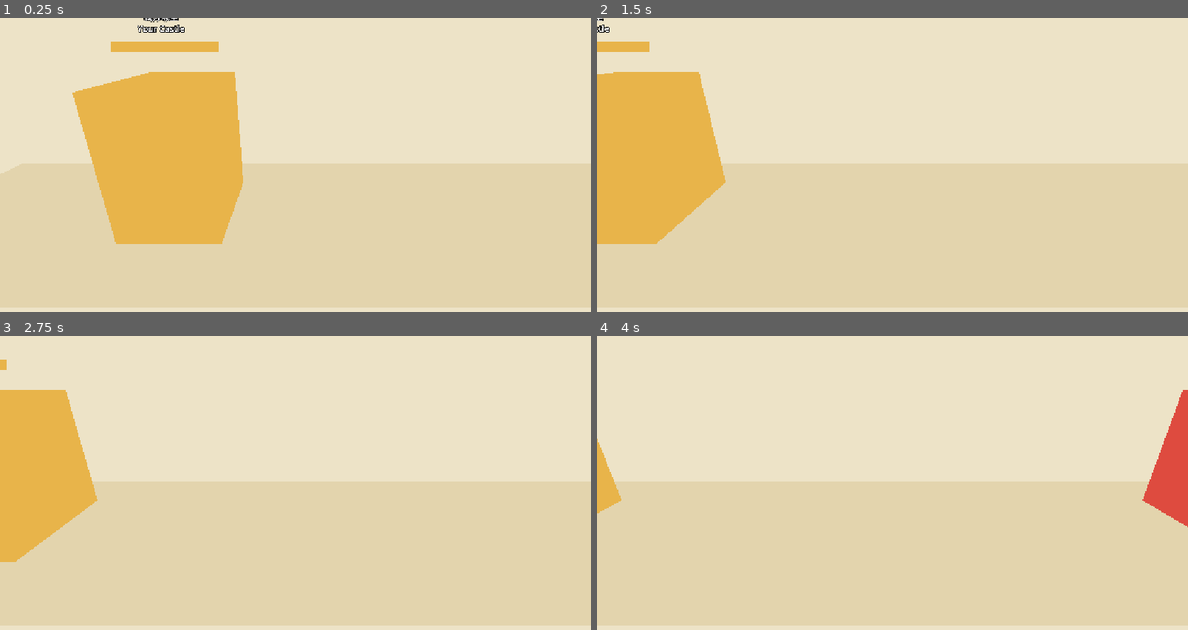
Above: before the commit, frames 1-4 (two rows, left to right).
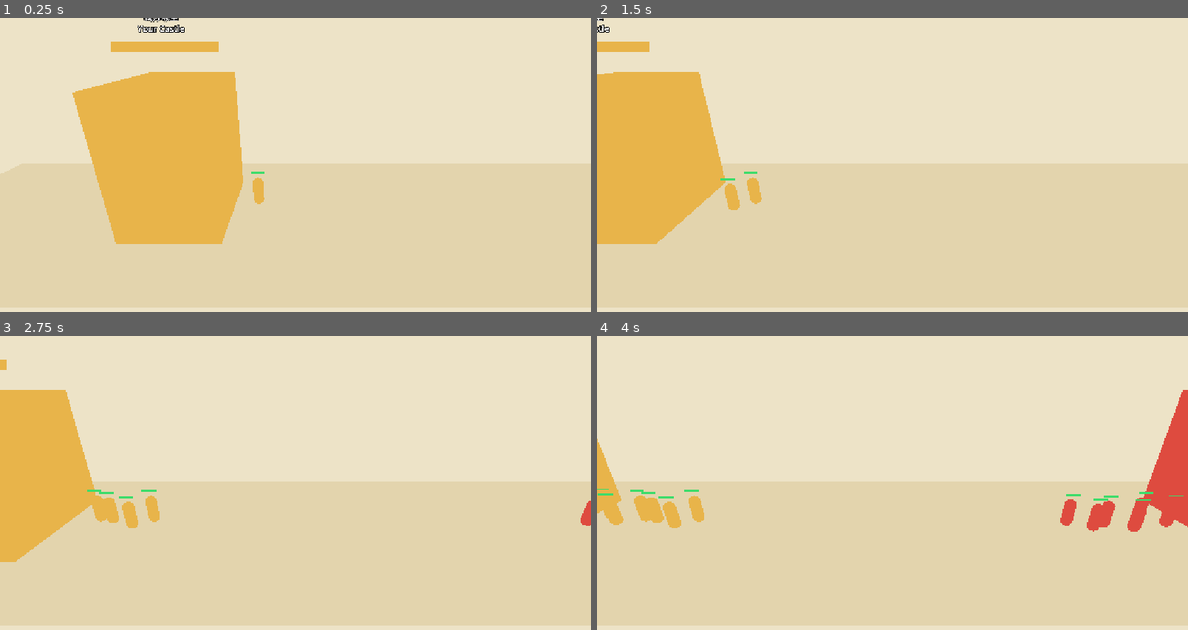
Above: after the commit, the same moments.

Repository: cronustjy-sketch/inkblade
Game: Godot game, scene res://scenes/battle.tscn
The game is run twice, just before and just after one commit, with the same random seed, the same clock (stepped at 60 frames per second) and the same inputs.
Inputs:
- Up to frame 1 (0.25 s): no input
- Up to frame 2 (1.5 s): tap Enter at 0.5 s; hold Right (ui_right) 0.53-1.28 s; tap 1 at 0.6 s; tap 2 at 0.8, 1.35 s; hold Left (ui_left) from 1.28 s (still down)
- Up to frame 3 (2.75 s): tap 1 at 1.55, 2.1 s; release Left (ui_left) at 2.03 s; hold Right (ui_right) from 2.03 s (still down); tap 2 at 2.3 s
- Up to frame 4 (4 s): tap 2 at 2.85, 3.8 s; tap 1 at 3.05, 3.6 s; release Right (ui_right) at 3.53 s; hold Left (ui_left) from 3.53 s (still down)

The runs differ from the first frame. In frame 1, 0.2% of the frame differs, in the area x 42-45%, y 52-64%; in frame 2, 0.4%; in frame 3, 0.8%; in frame 4, 1.9%, in the area x 0-100%, y 52-67%.

Commit message:
Step 2: unit data and basic unit AI
Co-Authored-By: Claude Sonnet 5.5 <noreply@anthropic.com>

Diff:
--- /dev/null
+++ b/godot/data/units.gd
@@ -0,0 +1,18 @@
+extends RefCounted
+
+# Original pixel values; divide by PX_PER_M for meters (range, speed).
+const PX_PER_M: float = 30.0
+
+const UNITS: Dictionary = {
+	"soldier": {"name_cn": "剑兵", "name_en": "Swordsman", "hp": 60.0, "atk": 10.0, "range": 24.0, "speed": 44.0, "cooldown": 0.9, "cost": 20, "pop": 1, "unlock": 1},
+	"archer": {"name_cn": "弓手", "name_en": "Archer", "hp": 36.0, "atk": 9.0, "range": 155.0, "speed": 36.0, "cooldown": 1.35, "cost": 30, "pop": 1, "unlock": 2},
+	"spear": {"name_cn": "长枪兵", "name_en": "Spearman", "hp": 75.0, "atk": 12.0, "range": 42.0, "speed": 40.0, "cooldown": 1.1, "cost": 35, "pop": 1, "unlock": 3},
+	"shield": {"name_cn": "盾卫", "name_en": "Shield Knight", "hp": 240.0, "atk": 15.0, "range": 26.0, "speed": 32.0, "cooldown": 1.0, "cost": 45, "pop": 1, "unlock": 4},
+	"witch": {"name_cn": "女巫", "name_en": "Witch", "hp": 42.0, "atk": 15.0, "range": 135.0, "speed": 32.0, "cooldown": 2.0, "cost": 60, "pop": 1, "unlock": 5},
+	"assassin": {"name_cn": "刺客", "name_en": "Assassin", "hp": 48.0, "atk": 20.0, "range": 22.0, "speed": 85.0, "cooldown": 0.6, "cost": 50, "pop": 1, "unlock": 6},
+	"priest": {"name_cn": "牧师", "name_en": "Priest", "hp": 55.0, "atk": 0.0, "range": 110.0, "speed": 36.0, "cooldown": 1.4, "cost": 55, "pop": 1, "unlock": 7},
+	"giant": {"name_cn": "巨人", "name_en": "Giant", "hp": 620.0, "atk": 38.0, "range": 52.0, "speed": 18.0, "cooldown": 2.2, "cost": 150, "pop": 3, "unlock": 8},
+	"cavalry": {"name_cn": "骑兵", "name_en": "Cavalry", "hp": 170.0, "atk": 20.0, "range": 30.0, "speed": 95.0, "cooldown": 1.0, "cost": 90, "pop": 2, "unlock": 9},
+	"catapult": {"name_cn": "投石车", "name_en": "Catapult", "hp": 220.0, "atk": 50.0, "range": 330.0, "speed": 16.0, "cooldown": 4.2, "cost": 140, "pop": 3, "unlock": 10},
+	"dragon": {"name_cn": "苍龙", "name_en": "Dragon", "hp": 900.0, "atk": 16.0, "range": 40.0, "speed": 80.0, "cooldown": 1.0, "cost": 190, "pop": 4, "unlock": 201},
+}
--- /dev/null
+++ b/godot/scenes/unit.tscn
@@ -0,0 +1,6 @@
+[gd_scene format=3]
+
+[ext_resource type="Script" path="res://scripts/unit.gd" id="1"]
+
+[node name="Unit" type="Node3D"]
+script = ExtResource("1")
--- a/godot/scripts/battle.gd
+++ b/godot/scripts/battle.gd
@@ -3,6 +3,7 @@
 const PLAYER_CASTLE_X: float = 0.0
 const ENEMY_CASTLE_X: float = 40.0
 const CAM_SPEED: float = 14.0
+const UNIT_SCENE: PackedScene = preload("res://scenes/unit.tscn")
 
 @onready var camera: Camera3D = $Camera3D
 @onready var player_castle: Node3D = $PlayerCastle
@@ -16,6 +17,9 @@
 	enemy_castle.position.x = ENEMY_CASTLE_X
 	player_castle.max_hp = 500.0
 	enemy_castle.max_hp = 420.0 + 70.0 * level
+	# Step 2 test: one unit per team.
+	spawn_unit(0, "soldier")
+	spawn_unit(1, "soldier")
 
 func _process(delta: float) -> void:
 	# Placeholder camera control until the hero exists (build step 5).
@@ -23,3 +27,20 @@
 	cam_x = clampf(cam_x + dir * CAM_SPEED * delta, PLAYER_CASTLE_X, ENEMY_CASTLE_X)
 	camera.position = Vector3(cam_x, 9.0, 16.0)
 	camera.look_at(Vector3(cam_x, 1.5, 0.0), Vector3.UP)
+
+func spawn_unit(team: int, key: String) -> void:
+	var u: Node3D = UNIT_SCENE.instantiate()
+	var own: Node3D = player_castle if team == 0 else enemy_castle
+	var foe: Node3D = enemy_castle if team == 0 else player_castle
+	u.setup(team, key, foe)
+	add_child(u)
+	var side: float = 1.0 if team == 0 else -1.0
+	u.position = Vector3(own.position.x + side * 3.5, 0.0, randf_range(-1.0, 1.0))
+
+# Step 2 test keys: 1 = player swordsman, 2 = enemy swordsman.
+func _unhandled_key_input(event: InputEvent) -> void:
+	if event is InputEventKey and event.pressed and not event.echo:
+		if event.keycode == KEY_1:
+			spawn_unit(0, "soldier")
+		elif event.keycode == KEY_2:
+			spawn_unit(1, "soldier")
--- /dev/null
+++ b/godot/scripts/unit.gd
@@ -0,0 +1,105 @@
+extends Node3D
+
+const UnitData := preload("res://data/units.gd")
+const PLAYER_COLOR := Color("e8b44a")
+const ENEMY_COLOR := Color("de4b3f")
+const CASTLE_HALF_WIDTH: float = 2.5
+
+var team: int = 0
+var key: String = "soldier"
+var hp: float = 60.0
+var max_hp: float = 60.0
+var atk: float = 10.0
+var attack_range: float = 0.8
+var speed: float = 1.5
+var cooldown: float = 0.9
+
+var enemy_castle: Node3D
+var _cd_left: float = 0.0
+var _dir: float = 1.0
+var _fill: MeshInstance3D
+
+# stat_mult scales hp and atk (enemy level scaling).
+func setup(p_team: int, p_key: String, p_enemy_castle: Node3D, stat_mult: float = 1.0) -> void:
+	team = p_team
+	key = p_key
+	enemy_castle = p_enemy_castle
+	var d: Dictionary = UnitData.UNITS[key]
+	max_hp = d["hp"] * stat_mult
+	hp = max_hp
+	atk = d["atk"] * stat_mult
+	attack_range = d["range"] / UnitData.PX_PER_M
+	speed = d["speed"] / UnitData.PX_PER_M
+	cooldown = d["cooldown"]
+	_dir = 1.0 if team == 0 else -1.0
+
+func _ready() -> void:
+	add_to_group("units")
+	add_to_group("team_%d" % team)
+	var color: Color = PLAYER_COLOR if team == 0 else ENEMY_COLOR
+
+	var body := MeshInstance3D.new()
+	var capsule := CapsuleMesh.new()
+	capsule.radius = 0.3
+	capsule.height = 1.6
+	body.mesh = capsule
+	body.position.y = 0.8
+	body.material_override = _unshaded(color)
+	add_child(body)
+
+	_fill = MeshInstance3D.new()
+	var quad := QuadMesh.new()
+	quad.size = Vector2(0.8, 0.1)
+	_fill.mesh = quad
+	_fill.position.y = 1.9
+	var bar_mat := _unshaded(Color("3ddc6a"))
+	bar_mat.billboard_mode = BaseMaterial3D.BILLBOARD_ENABLED
+	bar_mat.billboard_keep_scale = true
+	_fill.material_override = bar_mat
+	add_child(_fill)
+
+func _process(delta: float) -> void:
+	_cd_left -= delta
+	var target: Node3D = _nearest_enemy()
+	if target != null and _x_gap(target.global_position.x) <= attack_range:
+		_try_attack(target)
+	elif enemy_castle != null and _castle_gap() <= attack_range:
+		_try_attack(enemy_castle)
+	else:
+		global_position.x += _dir * speed * delta
+
+func take_damage(amount: float) -> void:
+	hp -= amount
+	_fill.scale.x = maxf(hp / max_hp, 0.001)
+	if hp <= 0.0:
+		queue_free()
+
+func _try_attack(target: Node3D) -> void:
+	if _cd_left > 0.0:
+		return
+	_cd_left = cooldown
+	target.take_damage(atk)
+
+func _nearest_enemy() -> Node3D:
+	var best: Node3D = null
+	var best_gap: float = INF
+	for u: Node3D in get_tree().get_nodes_in_group("team_%d" % (1 - team)):
+		if u.is_queued_for_deletion():
+			continue
+		var gap: float = _x_gap(u.global_position.x)
+		if gap < best_gap:
+			best_gap = gap
+			best = u
+	return best
+
+func _x_gap(other_x: float) -> float:
+	return absf(other_x - global_position.x)
+
+func _castle_gap() -> float:
+	return _x_gap(enemy_castle.global_position.x) - CASTLE_HALF_WIDTH
+
+func _unshaded(color: Color) -> StandardMaterial3D:
+	var mat := StandardMaterial3D.new()
+	mat.shading_mode = BaseMaterial3D.SHADING_MODE_UNSHADED
+	mat.albedo_color = color
+	return mat
Not shown, added: godot/data/units.gd.uid
Not shown, added: godot/scripts/unit.gd.uid
